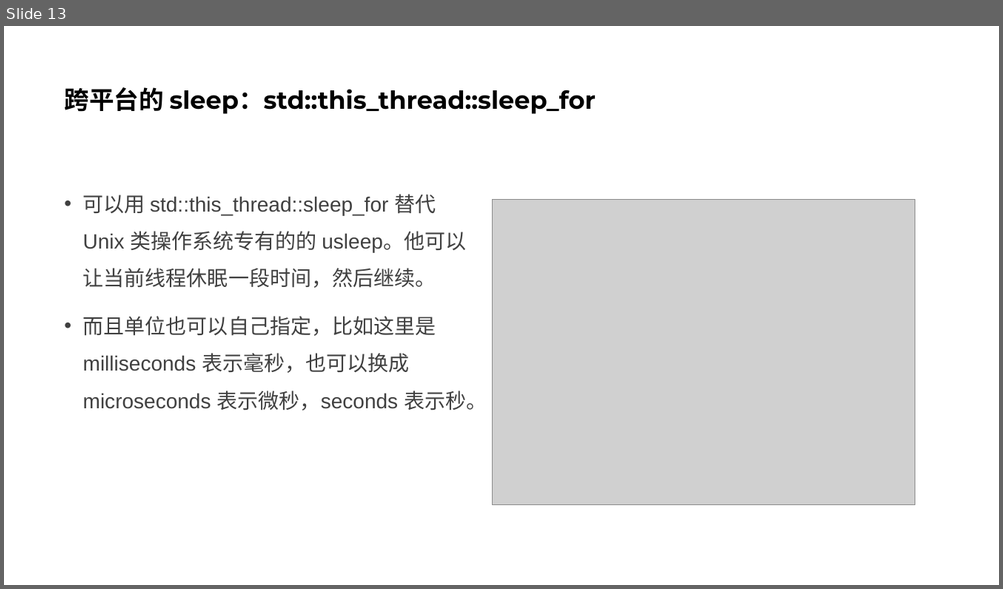
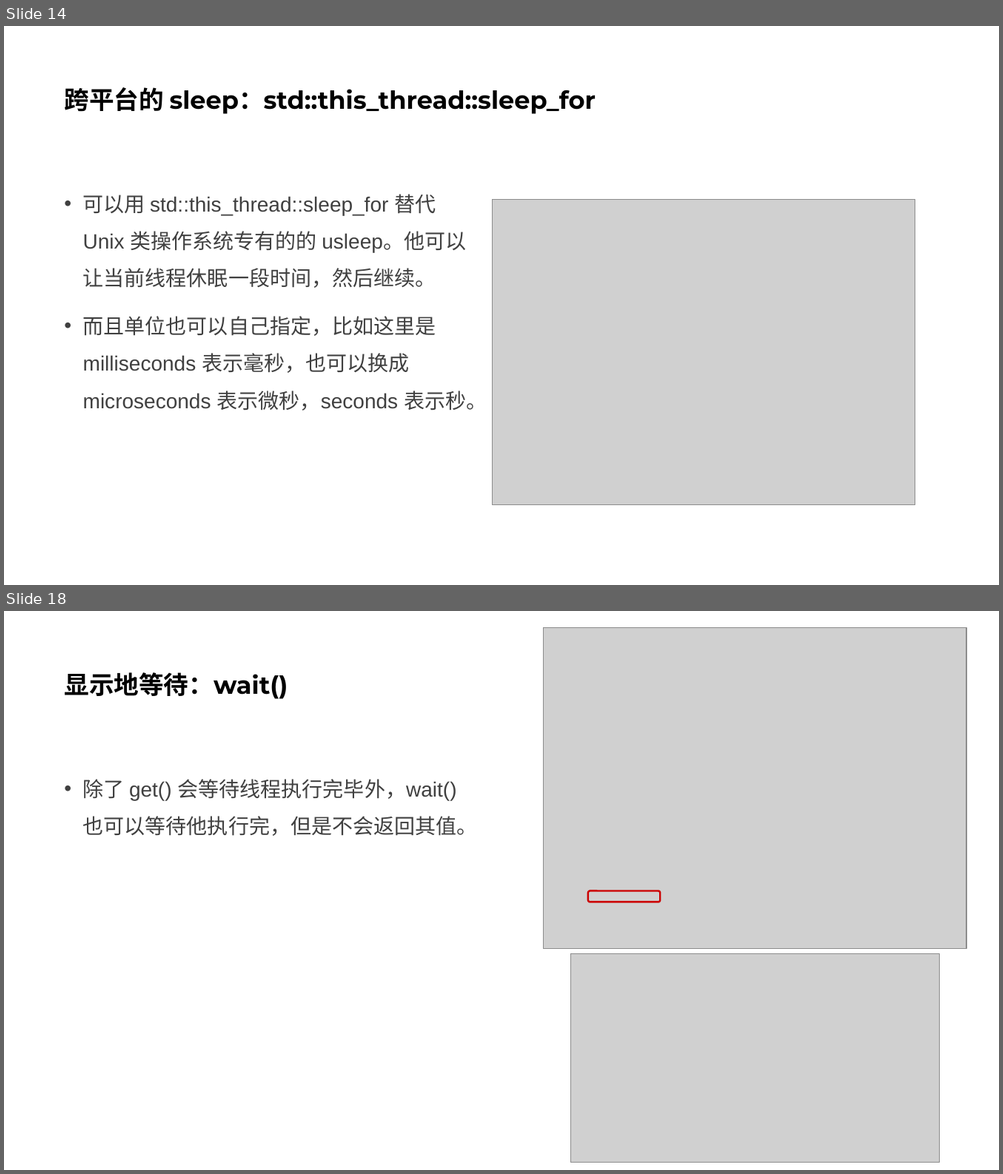
Before and after one commit to parallel101/course, a slide deck: 05/slides.pptx. Shown one above the other, each under a label of ours: slide 13 before the commit, slides 14 and 18 after it; the slides between them are not shown. The pictures are 1003x589 and 1003x1174 pixels, drawn with LibreOffice and Linux fonts; fonts in the diff are those of the drawing; grey boxes stand for pictures. Boxes give left, top, right and bottom in pixels: in the first picture for what was removed or moved away, otherwise in the second. Text is boxed around its words. In the diff, an @@ line names an element or a change of style, - is before the commit and + after.

```diff
--- a/05/slides.pptx
+++ b/05/slides.pptx
@@ slide 18 added at (x1=4, y1=611, x2=999, y2=1170), background #FFFFFF @@
@@ picture added at (x1=543, y1=627, x2=967, y2=949) @@
@@ title added at (x1=64, y1=672, x2=287, y2=699), 24 pt, text #000000, bold @@
+显示地等待：wait()
@@ text added at (x1=83, y1=779, x2=478, y2=836), 20 pt, text #404040 @@
+• 除了 get() 会等待线程执行完毕外，wait() 也可以等待他执行完，但是不会返回其值。
@@ rounded rectangle added at (x1=588, y1=891, x2=660, y2=903), outline #CC0000 1.75 pt @@
@@ picture added at (x1=570, y1=954, x2=939, y2=1162) @@
@@ what was slide 13 is now slide 14 @@
```
Also in this commit, not shown: 4 slides changed, 9 other slides added, 15 other files.
